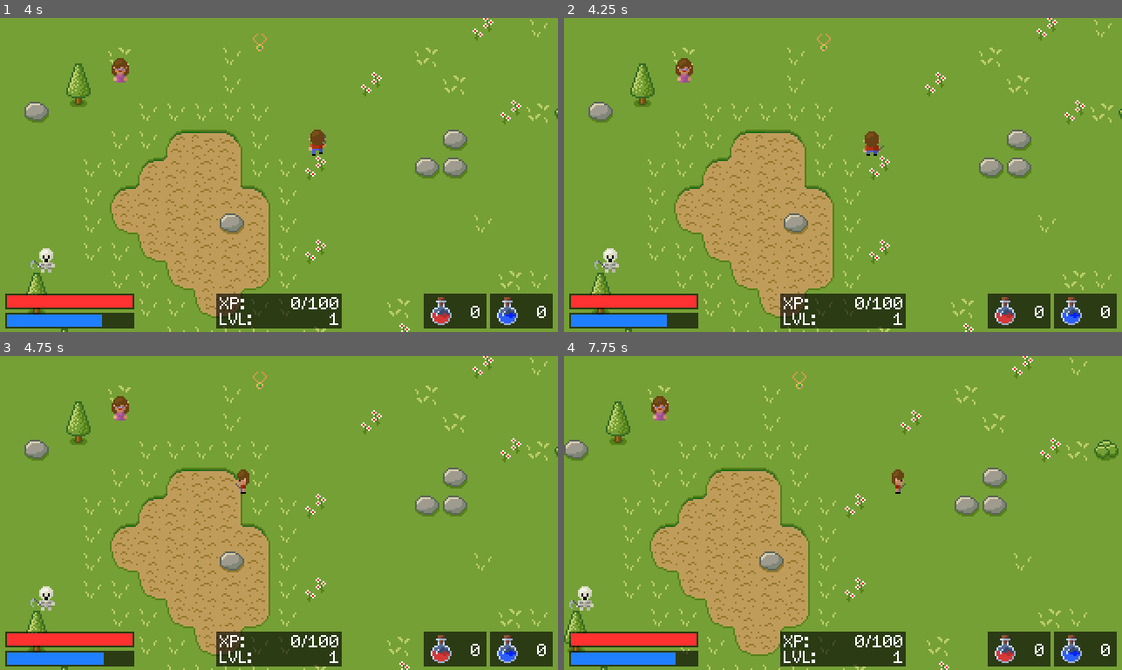
Above: before the commit, frames 1-4 (two rows, left to right).
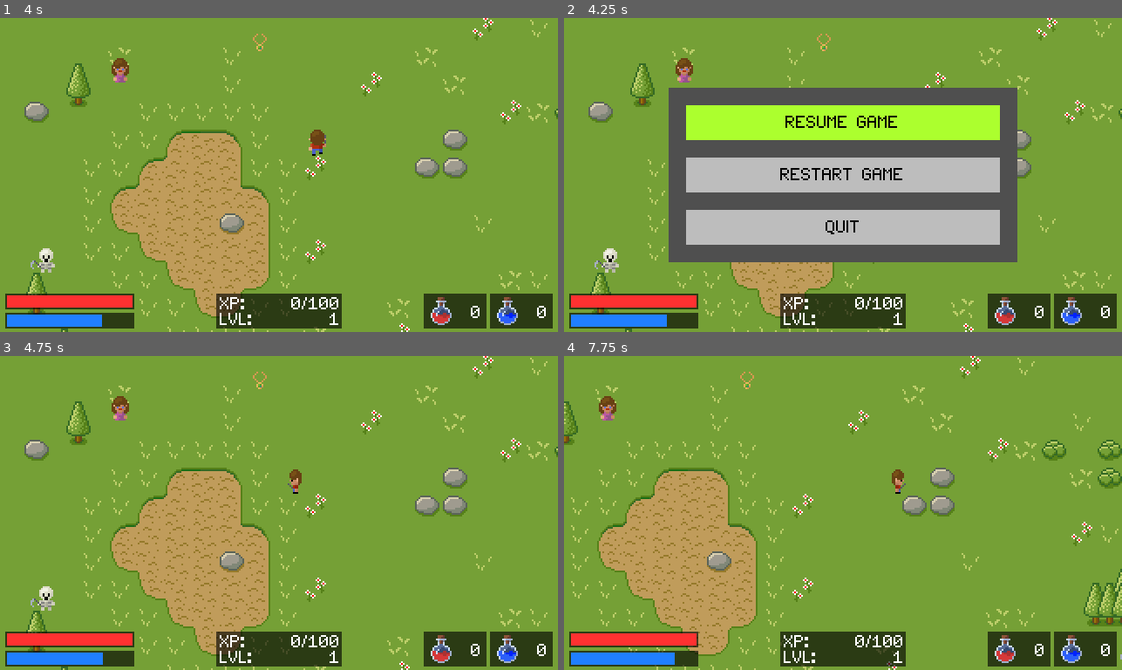
Above: after the commit, the same moments.

Repository: tlo8640/SimpleRPG
Game: Godot game, scene res://Scenes/Main.tscn
Two runs of this game, one before a commit and one after it. Both use one fixed random seed, a clock stepped at 60 frames per second and the inputs below. Sound files missing from this copy of the repository are replaced by a short silence.
Inputs:
- Up to frame 1 (4 s): tap Enter at 0.5 s; hold Right (ui_right) 0.53-1.28 s; hold Space (attack) 0.53-1.28 s; hold Down (ui_down) 1.28-2.03 s; tap Space (attack) at 1.35, 2.3, 3.05, 3.8 s; hold Right (ui_right) 2.03-2.78 s; hold , (drink_health) 2.03-2.78 s; hold Up (ui_up) 2.78-3.53 s; tap . (drink_mana) at 2.85 s; hold Left (ui_left) from 3.53 s (still down); hold Ctrl (fireball) from 3.53 s (still down)
- Up to frame 2 (4.25 s): keep holding Left (ui_left); keep holding Ctrl (fireball); tap Escape (menu, bound only after the commit) at 4.15 s
- Up to frame 3 (4.75 s): keep holding Left (ui_left); release Ctrl (fireball) at 4.28 s; tap B at 4.35 s; tap Space (attack) at 4.55 s
- Up to frame 4 (7.75 s): release Left (ui_left) at 5.03 s; hold Down (ui_down) 5.03-5.78 s; hold Space (attack) 5.03-5.78 s; hold Right (ui_right) 5.78-6.53 s; tap Space (attack) at 5.85, 6.8, 7.55 s; hold Up (ui_up) 6.53-7.28 s; hold , (drink_health) 6.53-7.28 s; hold Right (ui_right) from 7.28 s (still down); tap . (drink_mana) at 7.35 s

Frame 1 is identical in both runs. In frame 2, 35% of the frame differs, in the area x 18-82%, y 22-78%; in frame 3, 0.3%; in frame 4, 19%.

Commit message:
finish simple menu, start house

Diff:
--- /dev/null
+++ b/Entities/House/House.tscn
@@ -0,0 +1,5 @@
+[gd_scene format=2]
+
+[node name="House" type="Node2D"]
+
+[node name="House" type="Sprite" parent="."]
--- /dev/null
+++ b/GUI/MenuPopup.gd
@@ -0,0 +1,56 @@
+extends Popup
+
+onready var player = get_node("/root/Root/Player")
+
+var already_paused
+var selected_menu
+
+func change_menu_color():
+	$Resume.color = Color.gray
+	$Restart.color = Color.gray
+	$Quit.color = Color.gray
+
+	match selected_menu:
+		0:
+			$Resume.color = Color.greenyellow
+		1:
+			$Restart.color = Color.greenyellow
+		2:
+			$Quit.color = Color.greenyellow
+
+func _input(event):
+	if not visible:
+		if Input.is_action_just_pressed("menu"):
+			# pause game
+			get_tree().paused = true
+			# reset popup
+			selected_menu = 0
+			change_menu_color()
+			# show popup
+			player.set_process_input(false)
+			popup()
+	else:
+		if Input.is_action_just_pressed("ui_down"):
+			selected_menu = (selected_menu + 1) % 3
+			change_menu_color()
+		elif Input.is_action_just_pressed("ui_up"):
+			if selected_menu > 0:
+				selected_menu = selected_menu -1
+			else:
+				selected_menu = 2
+			change_menu_color()
+		elif Input.is_action_just_pressed("attack"):
+			match selected_menu:
+				0:
+					# resume
+					if not already_paused:
+						get_tree().paused = false
+					player.set_process_input(true)
+					hide()
+				1:
+					# restart
+					get_tree().change_scene("res://Scenes/Main.tscn")
+					get_tree().paused = false
+				2:
+					# quit
+					get_tree().quit()
--- a/Scenes/Main.tscn
+++ b/Scenes/Main.tscn
@@ -53,6 +53,7 @@
 [ext_resource path="res://Sounds/attack.wav" type="AudioStream" id=51]
 [ext_resource path="res://Sounds/fireball.wav" type="AudioStream" id=52]
 [ext_resource path="res://Sounds/object.wav" type="AudioStream" id=53]
+[ext_resource path="res://GUI/MenuPopup.gd" type="Script" id=54]
 
 [sub_resource type="SpriteFrames" id=1]
 animations = [ {
@@ -541,10 +542,62 @@
 
 [node name="MenuPopup" type="Popup" parent="CanvasLayer"]
 pause_mode = 2
-visible = true
 margin_right = 40.0
 margin_bottom = 40.0
 popup_exclusive = true
+script = ExtResource( 54 )
+
+[node name="ColorRect" type="ColorRect" parent="CanvasLayer/MenuPopup"]
+margin_left = 60.0
+margin_top = 40.0
+margin_right = 260.0
+margin_bottom = 140.0
+color = Color( 0.313726, 0.313726, 0.313726, 1 )
+
+[node name="Resume" type="ColorRect" parent="CanvasLayer/MenuPopup"]
+margin_left = 70.0
+margin_top = 50.0
+margin_right = 250.0
+margin_bottom = 70.0
+
+[node name="Label" type="Label" parent="CanvasLayer/MenuPopup/Resume"]
+margin_right = 180.0
+margin_bottom = 20.0
+custom_fonts/font = ExtResource( 37 )
+custom_colors/font_color = Color( 0, 0, 0, 1 )
+text = "RESUME GAME"
+align = 1
+valign = 1
+
+[node name="Quit" type="ColorRect" parent="CanvasLayer/MenuPopup"]
+margin_left = 70.0
+margin_top = 110.0
+margin_right = 250.0
+margin_bottom = 130.0
+
+[node name="Label" type="Label" parent="CanvasLayer/MenuPopup/Quit"]
+margin_right = 180.0
+margin_bottom = 20.0
+custom_fonts/font = ExtResource( 37 )
+custom_colors/font_color = Color( 0, 0, 0, 1 )
+text = "QUIT"
+align = 1
+valign = 1
+
+[node name="Restart" type="ColorRect" parent="CanvasLayer/MenuPopup"]
+margin_left = 70.0
+margin_top = 80.0
+margin_right = 250.0
+margin_bottom = 100.0
+
+[node name="Label" type="Label" parent="CanvasLayer/MenuPopup/Restart"]
+margin_right = 180.0
+margin_bottom = 20.0
+custom_fonts/font = ExtResource( 37 )
+custom_colors/font_color = Color( 0, 0, 0, 1 )
+text = "RESTART GAME"
+align = 1
+valign = 1
 
 [node name="SkeletonSpawner" parent="." instance=ExtResource( 39 )]
 
--- a/project.godot
+++ b/project.godot
@@ -17,6 +17,7 @@
 
 config/name="SimpleRPG"
 run/main_scene="res://Scenes/Main.tscn"
+config/icon="res://simplerpg_icon.png"
 
 [display]
 
@@ -81,6 +82,12 @@
 , Object(InputEventJoypadButton,"resource_local_to_scene":false,"resource_name":"","device":0,"button_index":1,"pressure":0.0,"pressed":false,"script":null)
  ]
 }
+menu={
+"deadzone": 0.5,
+"events": [ Object(InputEventKey,"resource_local_to_scene":false,"resource_name":"","device":0,"alt":false,"shift":false,"control":false,"meta":false,"command":false,"pressed":false,"scancode":16777217,"unicode":0,"echo":false,"script":null)
+, Object(InputEventJoypadButton,"resource_local_to_scene":false,"resource_name":"","device":0,"button_index":11,"pressure":0.0,"pressed":false,"script":null)
+ ]
+}
 
 [rendering]
 
Not shown, added: Entities/House/house_interior.png.import
Binary file added: Entities/House/house_roof.png
Not shown, added: Entities/House/house_roof.png.import
Not shown: 1 places in Scenes/Main.tscn that only renumber resources
Binary file added: simplerpg_icon.ico
Binary file added: simplerpg_icon.png
Not shown, added: simplerpg_icon.png.import
